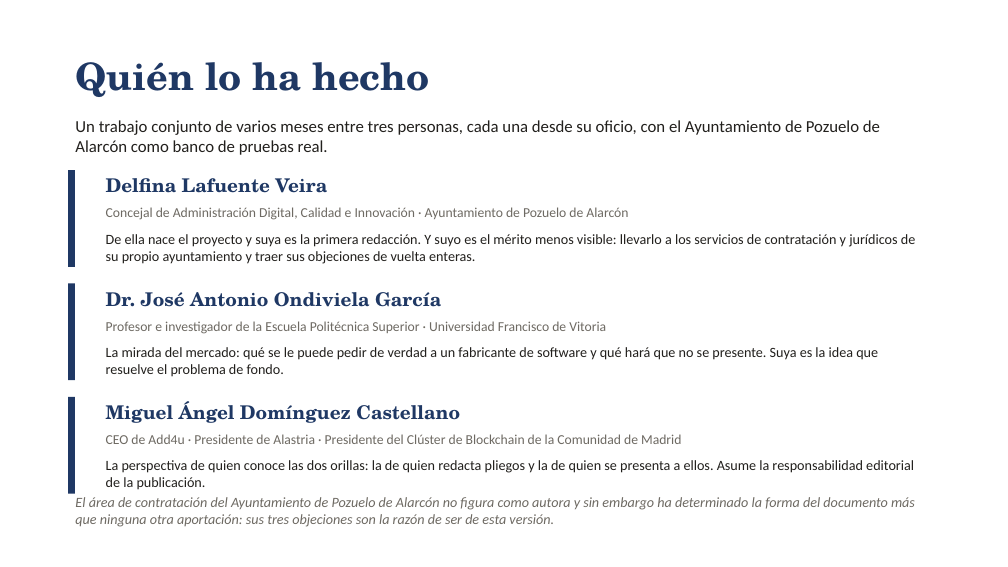
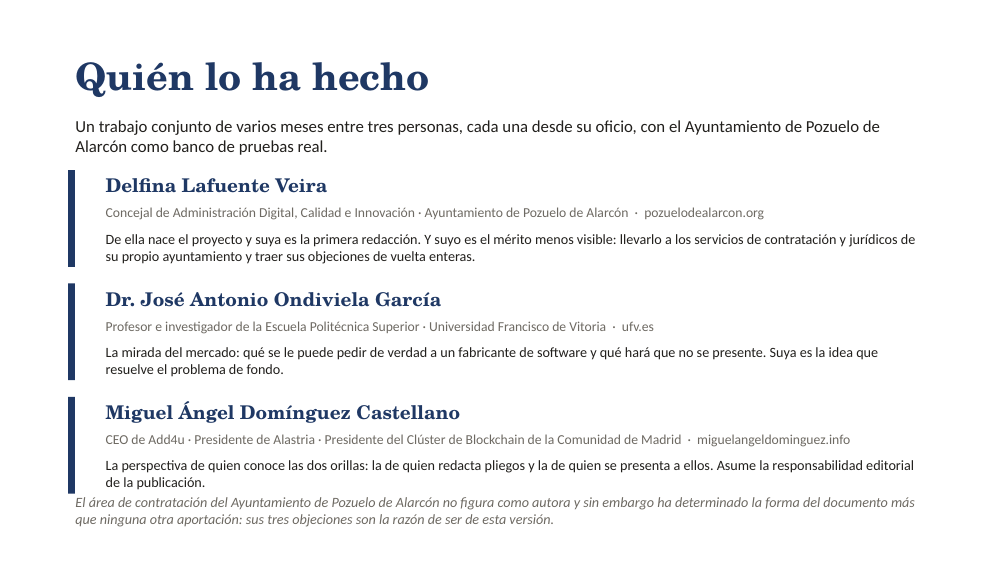
Before and after one commit to migueldadd4u/ai-clauses, a slide deck: slide 12 of docs/descargas/presentacion-ai-clauses.pptx. Drawn at 1008x567 pixels with LibreOffice and Linux fonts; fonts in the diff are those of the drawing. Boxes give left, top, right and bottom in pixels: in the first picture for what was removed or moved away, otherwise in the second. Text is boxed around its words. In the diff, an @@ line names an element or a change of style, - is before the commit and + after.

```diff
--- a/docs/descargas/presentacion-ai-clauses.pptx
+++ b/docs/descargas/presentacion-ai-clauses.pptx
@@ text at (106, 207, 764, 220): text changed @@
-Concejal de Administración Digital, Calidad e Innovación · Ayuntamiento de Pozuelo de Alarcón
+Concejal de Administración Digital, Calidad e Innovación · Ayuntamiento de Pozuelo de Alarcón · pozuelodealarcon.org
@@ text at (106, 321, 654, 334): text changed @@
-Profesor e investigador de la Escuela Politécnica Superior · Universidad Francisco de Vitoria
+Profesor e investigador de la Escuela Politécnica Superior · Universidad Francisco de Vitoria · ufv.es
@@ text at (106, 434, 850, 447): text changed @@
-CEO de Add4u · Presidente de Alastria · Presidente del Clúster de Blockchain de la Comunidad de Madrid
+CEO de Add4u · Presidente de Alastria · Presidente del Clúster de Blockchain de la Comunidad de Madrid · miguelangeldominguez.info
```
Also in this commit, not shown: 15 other files.
